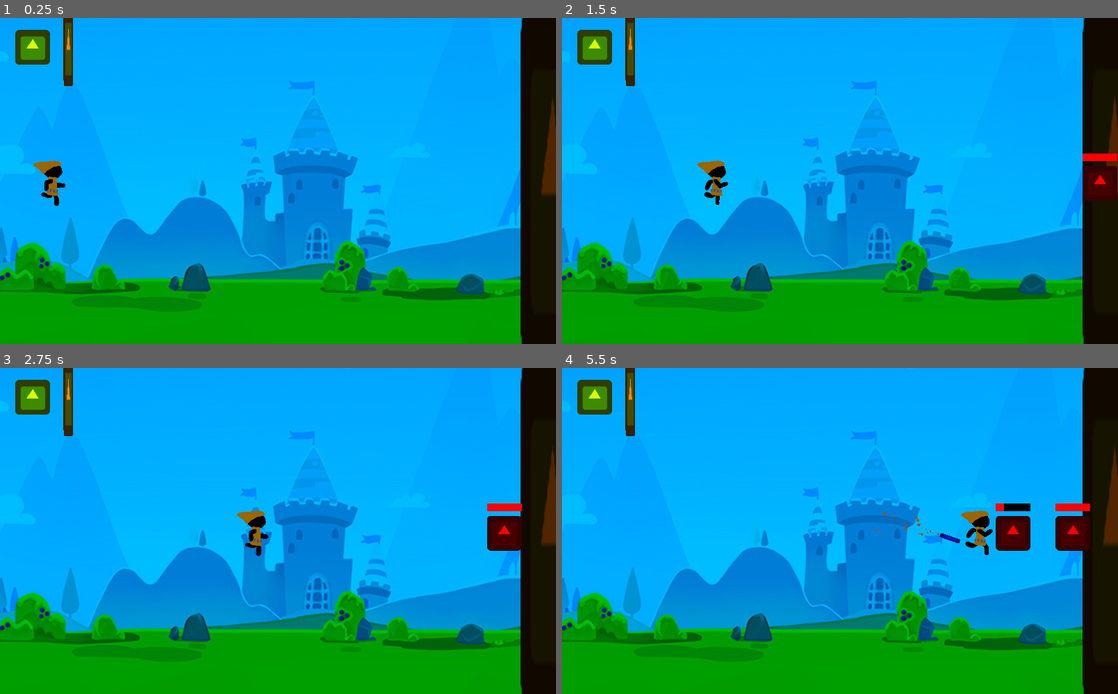
Above: before the commit, frames 1-4 (two rows, left to right).
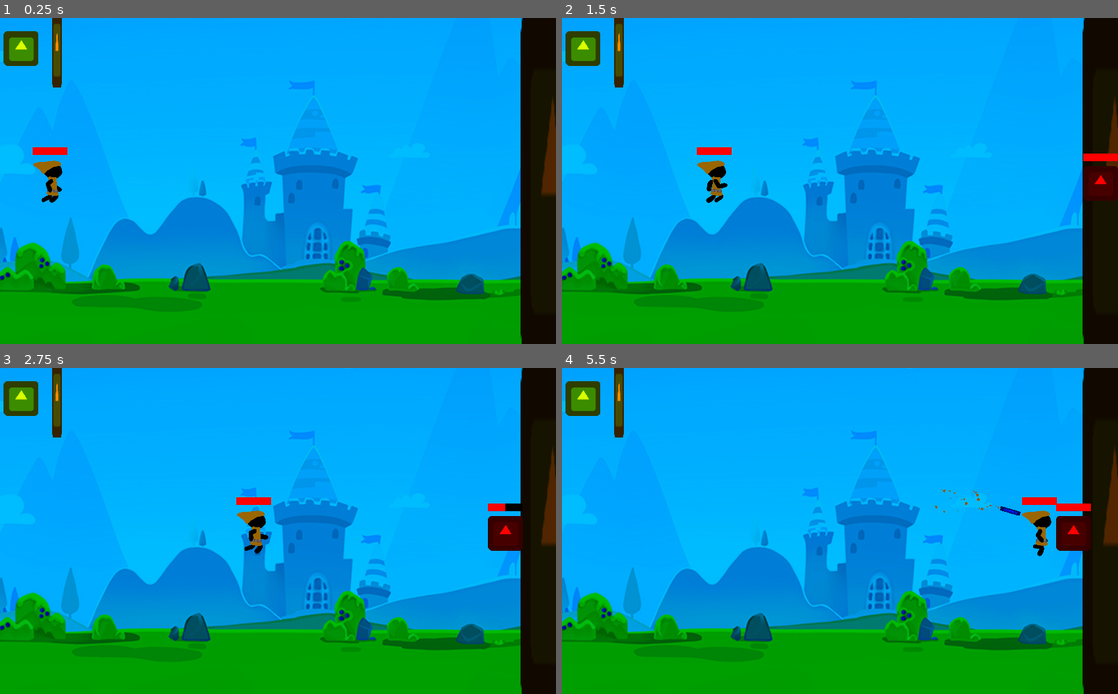
Above: after the commit, the same moments.

Repository: Blackout4344/Castle-Defense
Game: Godot game, scene res://Scenes/Main.tscn
The game is run twice, just before and just after one commit, with the same random seed, the same clock (stepped at 60 frames per second) and the same inputs. The engine's default icon, where the game draws it, is replaced by a stand-in: a white triangle on a blue panel in a dark square.
Inputs:
- Up to frame 1 (0.25 s): no input
- Up to frame 2 (1.5 s): no input
- Up to frame 3 (2.75 s): no input
- Up to frame 4 (5.5 s): no input

The runs differ from the first frame. In frame 1, 1.7% of the frame differs, in the area x 0-14%, y 0-58%; in frame 2, 1.7%; in frame 3, 1.7%; in frame 4, 3.3%, in the area x 0-96%, y 0-58%.

Commit message:
Enemy Deal Damage
-Enemies can deal damage to player units now
-Removed physics collisions between units on the same side (so arrows won't collide with like footman and enemies won't collide with other enemies)

Diff:
--- a/CastleDefense/Scenes/Archer.tscn
+++ b/CastleDefense/Scenes/Archer.tscn
@@ -10,9 +10,9 @@
 extents = Vector2( 612, 618.5 )
 
 [node name="Archer" type="KinematicBody2D"]
+collision_mask = 2
 script = ExtResource( 2 )
 health = 2.0
-attack_cooldown = 2.0
 attack_range = 500.0
 
 [node name="Collision" type="CollisionShape2D" parent="."]
--- a/CastleDefense/Scenes/Arrow.tscn
+++ b/CastleDefense/Scenes/Arrow.tscn
@@ -10,6 +10,7 @@
 extents = Vector2( 24.5, 10 )
 
 [node name="Arrow" type="KinematicBody2D"]
+collision_mask = 2
 script = ExtResource( 2 )
 damage = 2.0
 speed = 1500.0
--- a/CastleDefense/Scenes/Enemy.tscn
+++ b/CastleDefense/Scenes/Enemy.tscn
@@ -1,10 +1,13 @@
-[gd_scene load_steps=6 format=2]
+[gd_scene load_steps=7 format=2]
 
 [ext_resource path="res://icon.png" type="Texture" id=1]
 [ext_resource path="res://Scripts/Enemy.gd" type="Script" id=2]
 
 [sub_resource type="RectangleShape2D" id=1]
 extents = Vector2( 32, 32 )
+
+[sub_resource type="RectangleShape2D" id=4]
+extents = Vector2( 48, 48 )
 
 [sub_resource type="StyleBoxFlat" id=2]
 bg_color = Color( 1, 0, 0, 1 )
@@ -13,8 +16,10 @@
 bg_color = Color( 0, 0, 0, 1 )
 
 [node name="Enemy" type="KinematicBody2D"]
+collision_layer = 2
 script = ExtResource( 2 )
 health = 4.0
+damage = 0.5
 speed = 50.0
 
 [node name="Sprite" type="Sprite" parent="."]
@@ -24,6 +29,14 @@
 [node name="Collision" type="CollisionShape2D" parent="."]
 shape = SubResource( 1 )
 
+[node name="BodyCollisions" type="Area2D" parent="."]
+
+[node name="Collision" type="CollisionShape2D" parent="BodyCollisions"]
+shape = SubResource( 4 )
+
+[node name="AttackCooldown" type="Timer" parent="."]
+autostart = true
+
 [node name="HealthBar" type="ProgressBar" parent="."]
 margin_left = -32.0
 margin_top = -55.0
@@ -32,3 +45,5 @@
 custom_styles/fg = SubResource( 2 )
 custom_styles/bg = SubResource( 3 )
 percent_visible = false
+
+[connection signal="timeout" from="AttackCooldown" to="." method="_on_AttackCooldown_timeout"]
--- a/CastleDefense/Scenes/EnemyBase.tscn
+++ b/CastleDefense/Scenes/EnemyBase.tscn
@@ -11,6 +11,7 @@
 self_modulate = Color( 0.313726, 0.145098, 0, 1 )
 position = Vector2( 0, -2.27374e-13 )
 scale = Vector2( 1.8125, 10.4219 )
+z_index = -1
 texture = ExtResource( 1 )
 
 [node name="SpawnCooldown" type="Timer" parent="."]
--- a/CastleDefense/Scenes/Footman.tscn
+++ b/CastleDefense/Scenes/Footman.tscn
@@ -49,18 +49,24 @@
 [sub_resource type="RectangleShape2D" id=3]
 extents = Vector2( 63, 71 )
 
+[sub_resource type="StyleBoxFlat" id=4]
+bg_color = Color( 1, 0, 0, 1 )
+
+[sub_resource type="StyleBoxFlat" id=5]
+bg_color = Color( 0, 0, 0, 1 )
+
 [node name="Footman" type="KinematicBody2D"]
+collision_mask = 2
 script = ExtResource( 2 )
-health = 5.0
+health = 4.0
 damage = 1.0
 speed = 150.0
-attack_cooldown = 1.0
 
 [node name="AnimatedSprite" type="AnimatedSprite" parent="."]
 position = Vector2( -1, 6 )
 scale = Vector2( 0.222917, 0.222917 )
 frames = SubResource( 2 )
-frame = 26
+frame = 17
 playing = true
 
 [node name="Collision" type="CollisionShape2D" parent="."]
@@ -76,4 +82,13 @@
 [node name="AttackCooldown" type="Timer" parent="."]
 autostart = true
 
+[node name="HealthBar" type="ProgressBar" parent="."]
+margin_left = -37.0
+margin_top = -74.0
+margin_right = 27.0
+margin_bottom = -60.0
+custom_styles/fg = SubResource( 4 )
+custom_styles/bg = SubResource( 5 )
+percent_visible = false
+
 [connection signal="timeout" from="AttackCooldown" to="." method="_on_AttackCooldown_timeout"]
--- a/CastleDefense/Scenes/Main.tscn
+++ b/CastleDefense/Scenes/Main.tscn
@@ -8,7 +8,10 @@
 [node name="Main" type="Node2D"]
 position = Vector2( 1, 0 )
 
-[node name="Background" type="TextureRect" parent="."]
+[node name="Background" type="Node2D" parent="."]
+z_index = -1
+
+[node name="Image" type="TextureRect" parent="Background"]
 self_modulate = Color( 0, 0.741176, 1, 1 )
 anchor_right = 1.0
 anchor_bottom = 1.0
@@ -20,11 +23,11 @@
 expand = true
 stretch_mode = 7
 
-[node name="Archer" parent="." instance=ExtResource( 1 )]
-position = Vector2( 59, 54 )
-
 [node name="Footman" parent="." instance=ExtResource( 4 )]
 position = Vector2( 59, 312 )
 
+[node name="Archer" parent="." instance=ExtResource( 1 )]
+position = Vector2( 38, 56 )
+
 [node name="EnemyBase" parent="." instance=ExtResource( 3 )]
 position = Vector2( 1016, 304 )
--- a/CastleDefense/Scripts/Archer.gd
+++ b/CastleDefense/Scripts/Archer.gd
@@ -1,16 +1,13 @@
 extends KinematicBody2D
 
 export var health : float;
-export var attack_cooldown : float;
 export var attack_range : float;
 
 onready var ArrowScene : PackedScene = preload("res://Scenes/Arrow.tscn");
 var target : PhysicsBody2D = null;
 
-func _ready():
-    $AttackCooldown.wait_time = attack_cooldown;
-
-func _process(delta):
+func _physics_process(delta):
+    target = null;
     var enemy_x : int = 10000000;
     for i in $AttackRange.get_overlapping_bodies():
         if (i.filename != "res://Scenes/Enemy.tscn"):
--- a/CastleDefense/Scripts/Arrow.gd
+++ b/CastleDefense/Scripts/Arrow.gd
@@ -5,7 +5,7 @@
 
 var vel : Vector2;
 
-func _process(delta):
+func _physics_process(delta):
     vel = move_and_slide(vel, Vector2.UP);
 
 func shoot(target : Vector2):
--- a/CastleDefense/Scripts/Enemy.gd
+++ b/CastleDefense/Scripts/Enemy.gd
@@ -1,15 +1,29 @@
 extends KinematicBody2D
 
 export var health : float;
+export var damage : float;
 export var speed : float;
 
 onready var vel : Vector2 = Vector2(-speed, 0);
+var target : PhysicsBody2D = null;
 
 func _ready():
     $HealthBar.max_value = health;
 
-func _process(delta):
+func _physics_process(delta):
     if (health <= 0):
         queue_free();
     $HealthBar.value = health;
     move_and_slide(vel, Vector2.UP);
+    target = null;
+    var player_x : int = -10000000;
+    for i in $BodyCollisions.get_overlapping_bodies():
+        if (i.filename != "res://Scenes/Footman.tscn"):
+            continue;
+        if (i.global_position.x >= player_x):
+            player_x = i.global_position.x;
+            target = i;
+
+func _on_AttackCooldown_timeout():
+    if (target != null):
+        target.health -= damage;
--- a/CastleDefense/Scripts/Footman.gd
+++ b/CastleDefense/Scripts/Footman.gd
@@ -3,16 +3,19 @@
 export var health : float;
 export var damage : float;
 export var speed : float;
-export var attack_cooldown : float;
 
 onready var vel : Vector2 = Vector2(speed, 0);
 var target : PhysicsBody2D = null;
 
 func _ready():
-    $AttackCooldown.wait_time = attack_cooldown;
+    $HealthBar.max_value = health;
 
-func _process(delta):
+func _physics_process(delta):
+    if (health <= 0):
+        queue_free();
+    $HealthBar.value = health;
     move_and_slide(vel, Vector2.UP);
+    target = null;
     var enemy_x : int = 10000000;
     for i in $BodyCollisions.get_overlapping_bodies():
         if (i.filename != "res://Scenes/Enemy.tscn"):
Not shown: 1 places in CastleDefense/Scenes/Footman.tscn that only renumber resources
